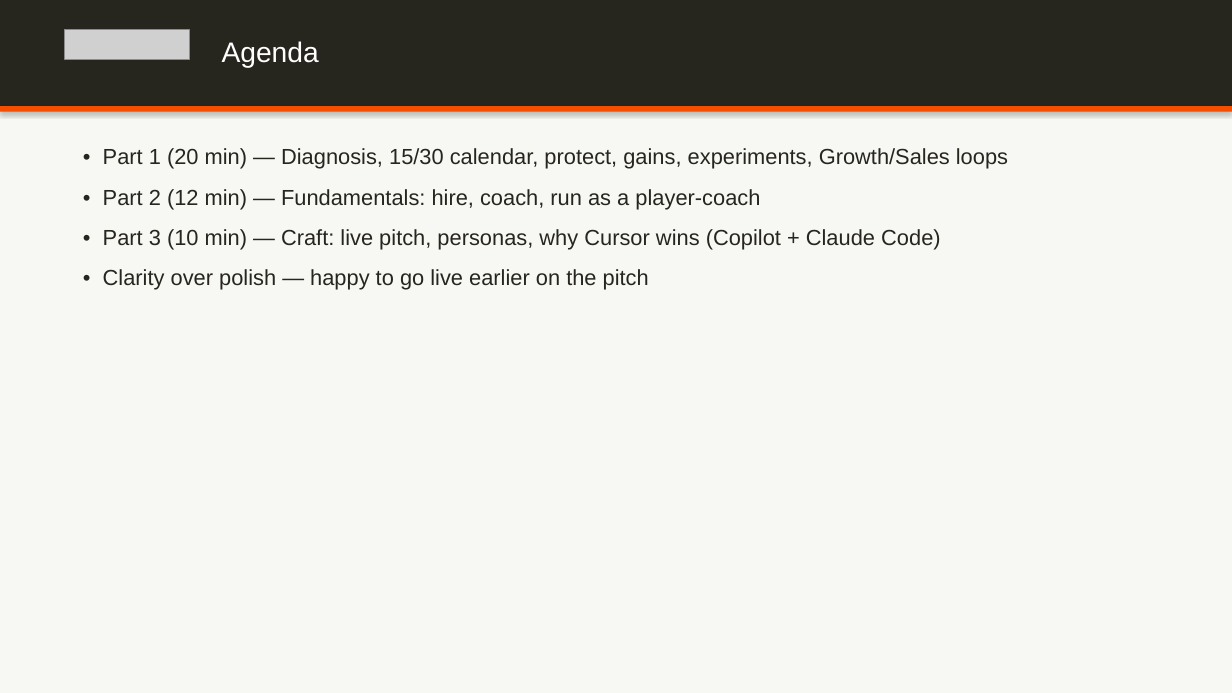
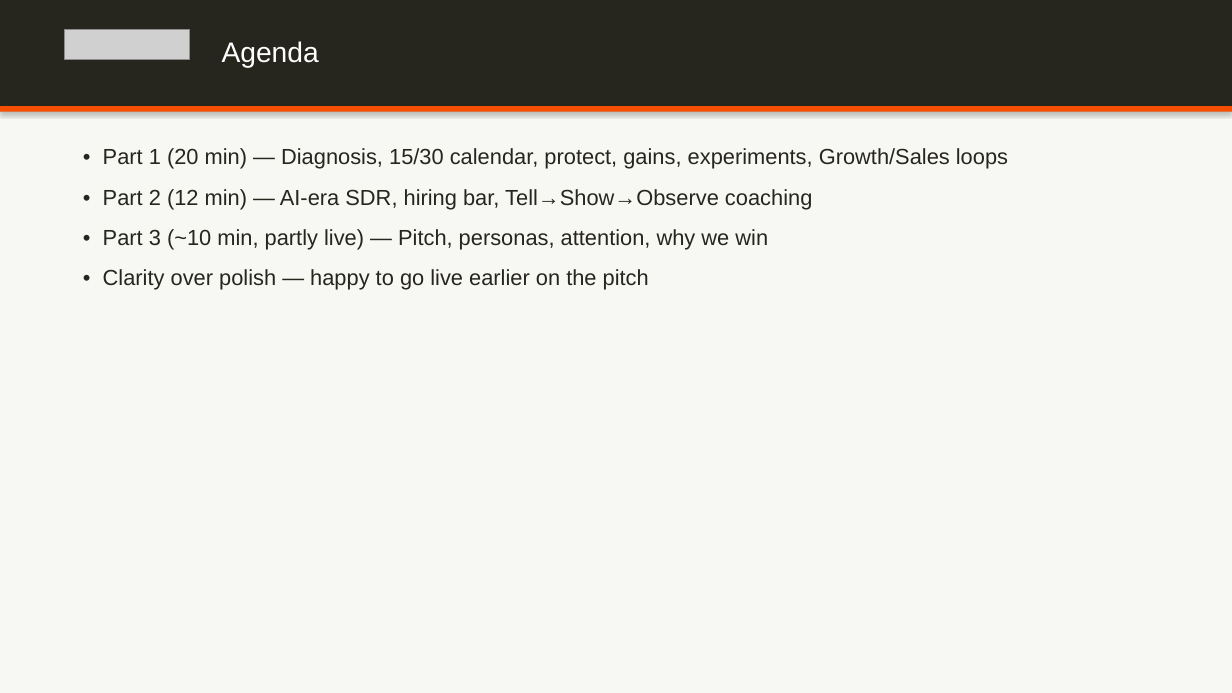
Before and after one commit to dempseli01-stack/lindsey, a slide deck: slide 3 of Lindsey_Presentation.pptx. Drawn at 1232x693 pixels with LibreOffice and Linux fonts; fonts in the diff are those of the drawing; grey boxes stand for pictures. Boxes give left, top, right and bottom in pixels: in the first picture for what was removed or moved away, otherwise in the second. Text is boxed around its words. In the diff, an @@ line names an element or a change of style, - is before the commit and + after.

```diff
--- a/Lindsey_Presentation.pptx
+++ b/Lindsey_Presentation.pptx
@@ text at (x1=103, y1=189, x2=812, y2=250): text changed @@
-• Part 2 (12 min) — Fundamentals: hire, coach, run as a player-coach
-• Part 3 (10 min) — Craft: live pitch, personas, why Cursor wins (Copilot + Claude Code)
+• Part 2 (12 min) — AI-era SDR, hiring bar, Tell→Show→Observe coaching
+• Part 3 (~10 min, partly live) — Pitch, personas, attention, why we win
```
Also in this commit, not shown: 3 other slides changed, 6 slides added, 5 slides removed, 2 other files.
